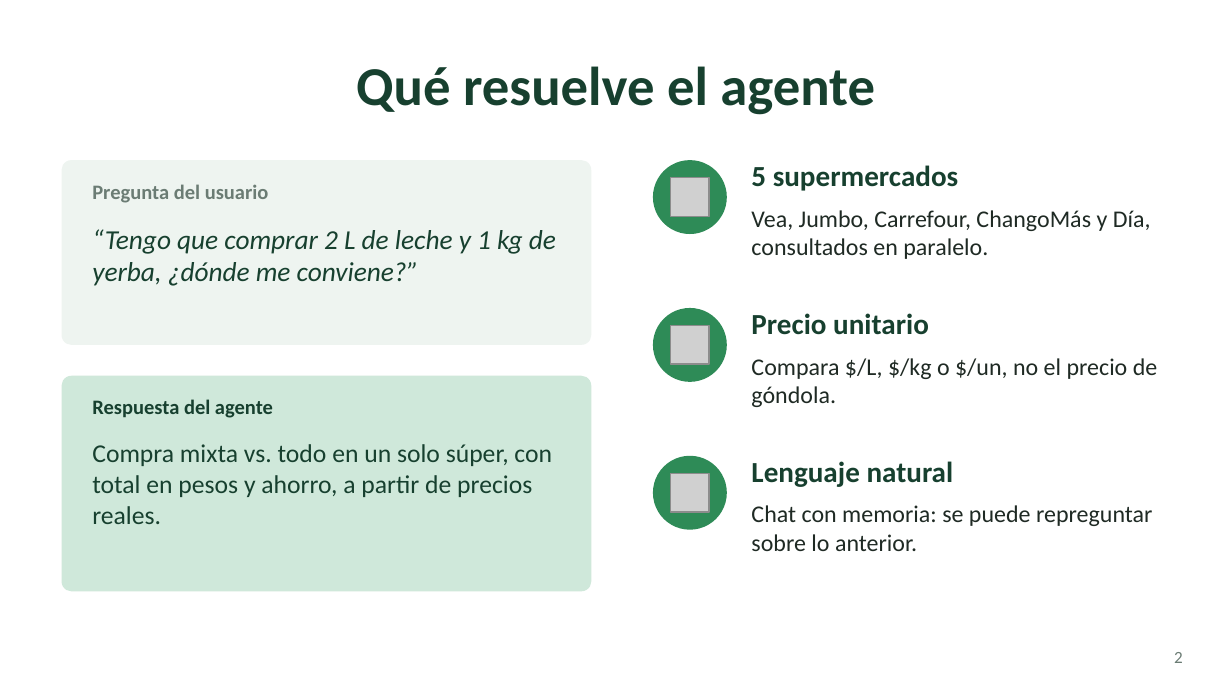
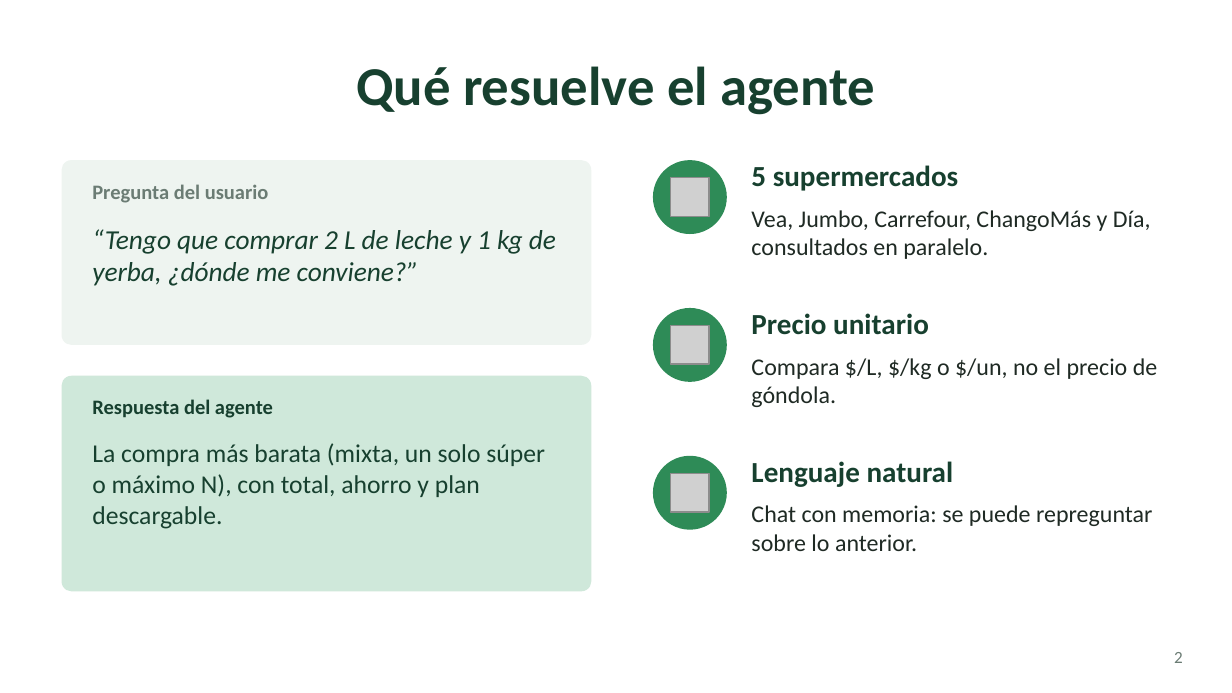
Before and after one commit to cuellojoaquinn/agente-de-supermercado, a slide deck: slide 2 of presentacion/super-agente.pptx. Drawn at 1232x693 pixels with LibreOffice and Linux fonts; fonts in the diff are those of the drawing; grey boxes stand for pictures. Boxes give left, top, right and bottom in pixels: in the first picture for what was removed or moved away, otherwise in the second. Text is boxed around its words. In the diff, an @@ line names an element or a change of style, - is before the commit and + after.

```diff
--- a/presentacion/super-agente.pptx
+++ b/presentacion/super-agente.pptx
@@ text at [92,443,545,529]: text changed @@
-Compra mixta vs. todo en un solo súper, con total en pesos y ahorro, a partir de precios reales.
+La compra más barata (mixta, un solo súper o máximo N), con total, ahorro y plan descargable.
```
Also in this commit, not shown: 8 other slides changed, 4 slides added, 1 other file.
